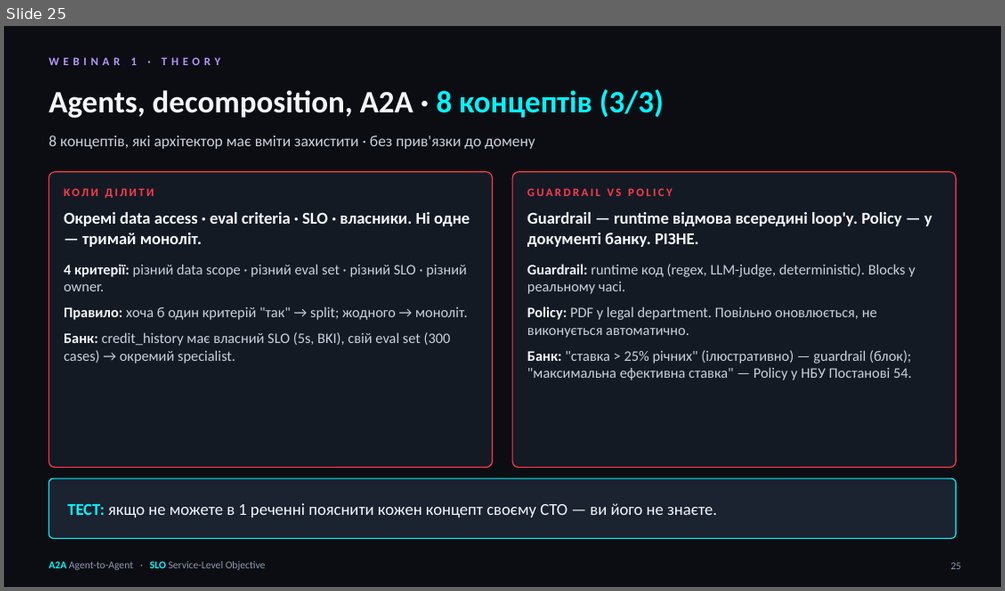
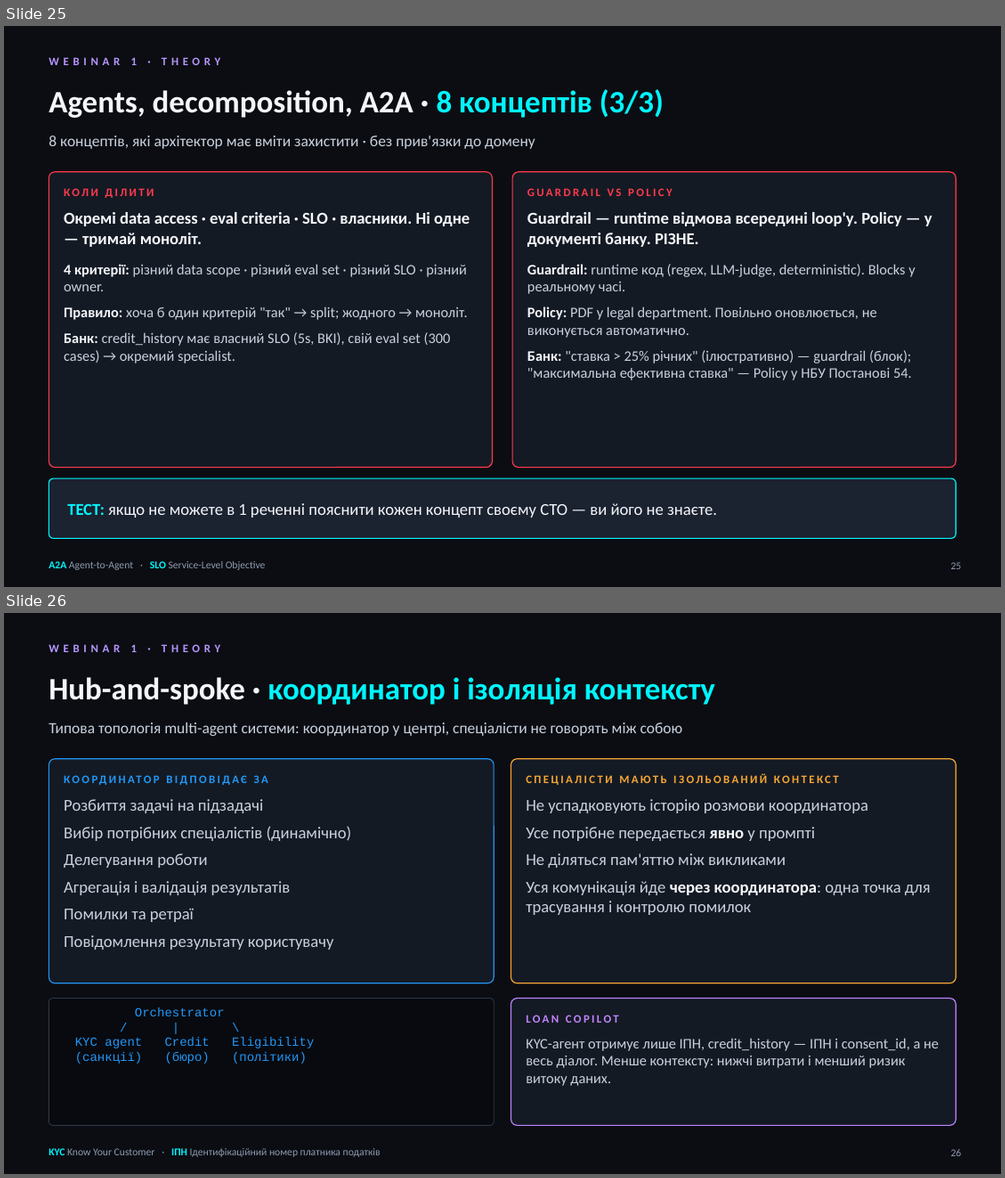
Before and after one commit to zinur/loan-copilot, a slide deck: Loan_Copilot_Workshop.pptx. Shown one above the other, each under a label of ours: slide 25 before the commit, slides 25 and 26 after it. The pictures are 1005x591 and 1005x1178 pixels, drawn with LibreOffice and Linux fonts; fonts in the diff are those of the drawing. Boxes give left, top, right and bottom in pixels: in the first picture for what was removed or moved away, otherwise in the second. Text is boxed around its words. In the diff, an @@ line names an element or a change of style, - is before the commit and + after.

Commit message:
Workshop deck: add agent runtime + agentic metrics

```diff
--- a/Loan_Copilot_Workshop.pptx
+++ b/Loan_Copilot_Workshop.pptx
@@ slide 26 added at box(4, 613, 1001, 1174), background #0B0D12 @@
@@ text added at box(48, 644, 220, 652), 11 pt, text #B896FF, bold @@
+WEBINAR 1 · THEORY
@@ text added at box(48, 677, 715, 705), 30 pt, text #00F6FF, bold @@
+Hub-and-spoke · координатор і ізоляція контексту
@@ text added at box(48, 722, 683, 736), 15 pt, text #C9D1DE @@
+Типова топологія multi-agent системи: координатор у центрі, спеціалісти не говорять між собою
@@ rounded rectangle added at box(48, 759, 494, 983), fill #141A24, outline #2297F6 1 pt @@
@@ text added at box(64, 768, 479, 790), 11 pt, text #2297F6, bold @@
+КООРДИНАТОР ВІДПОВІДАЄ ЗА
@@ rounded rectangle added at box(511, 759, 956, 983), fill #141A24, outline #F5A534 1 pt @@
@@ text added at box(64, 799, 352, 949), 16 pt, text #C9D1DE @@
+Розбиття задачі на підзадачі
+Вибір потрібних спеціалістів (динамічно)
+Делегування роботи
+Агрегація і валідація результатів
+Помилки та ретраї
+Повідомлення результату користувачу
@@ text added at box(526, 773, 839, 785), 11 pt, text #F5A534, bold @@
+СПЕЦІАЛІСТИ МАЮТЬ ІЗОЛЬОВАНИЙ КОНТЕКСТ
@@ text added at box(526, 799, 930, 915), 16 pt, text #C9D1DE @@
+Не успадковують історію розмови координатора
+Усе потрібне передається явно у промпті
+Не діляться пам'яттю між викликами
+Уся комунікація йде через координатора: одна точка для трасування і контролю помилок
@@ rounded rectangle added at box(48, 998, 494, 1126), fill #080A0F, outline #2E3848 0.75 pt @@
@@ text added at box(75, 1007, 314, 1063), 12 pt, text #2297F6 @@
+Orchestrator
+/ | \
+KYC agent Credit Eligibility
+(санкції) (бюро) (політики)
@@ rounded rectangle added at box(511, 998, 956, 1126), fill #141A24, outline #C084FC 1 pt @@
@@ text added at box(526, 1014, 619, 1022), 11 pt, text #C084FC, bold @@
+LOAN COPILOT
@@ text added at box(526, 1038, 938, 1086), 14 pt, text #C9D1DE @@
+KYC-агент отримує лише ІПН, credit_history — ІПН і consent_id, а не весь діалог. Менше контексту: нижчі витрати і менший ризик витоку даних.
@@ text added at box(48, 1148, 380, 1157), 10 pt, text #8E9AAF @@
+KYC Know Your Customer · ІПН Ідентифікаційний номер платника податків
@@ page number added at box(951, 1149, 962, 1156), 10 pt, text #8E9AAF @@
+26
```
Also in this commit, not shown: 1 slide changed, 6 other files.
